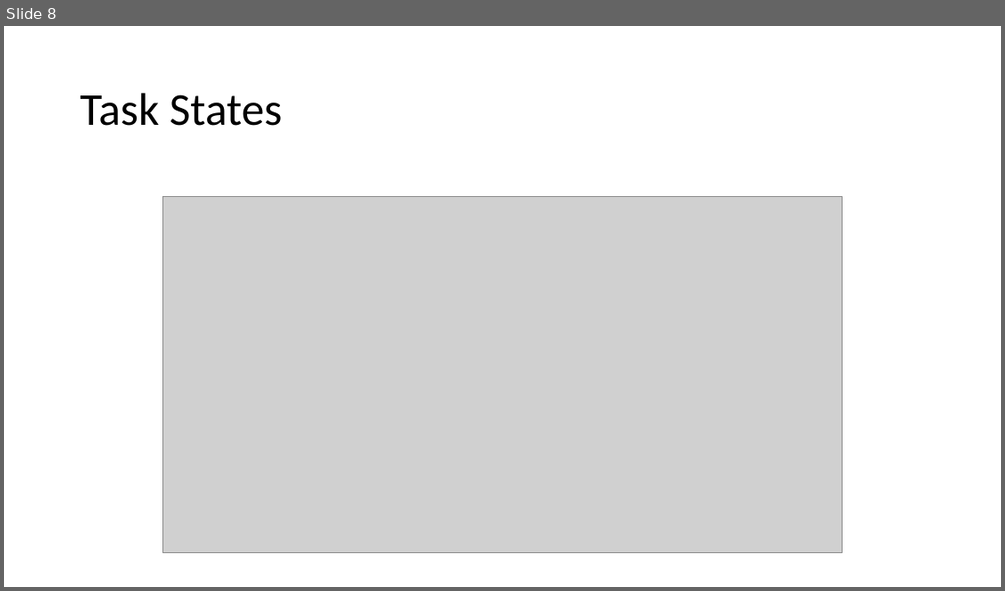
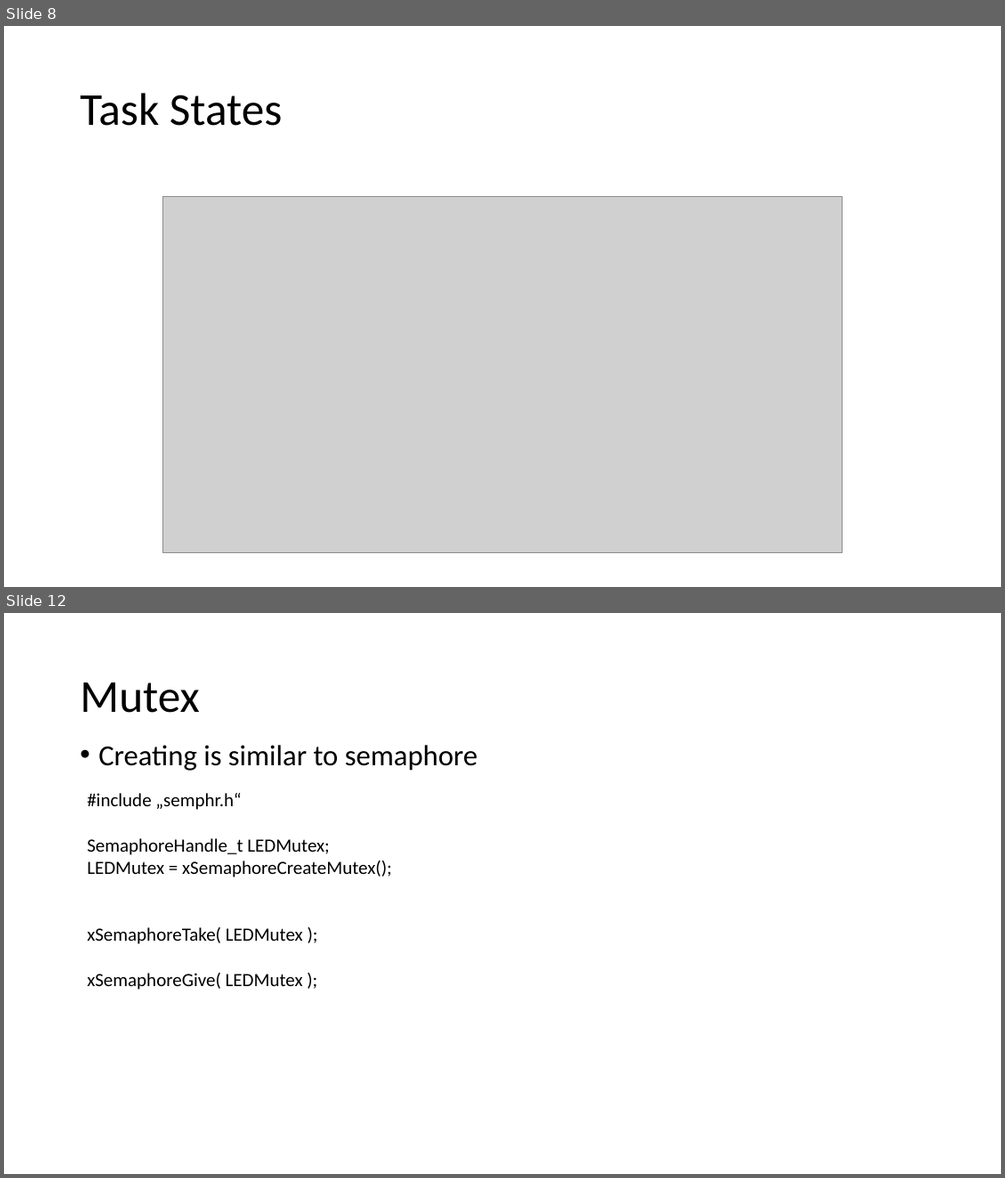
Before and after one commit to lschaer/INTRO_TEAM_BRUSCH, a slide deck: Recap/RecapPP.pptx. Shown one above the other, each under a label of ours: slide 8 before the commit, slides 8 and 12 after it; the slides between them are not shown. The pictures are 1005x591 and 1005x1178 pixels, drawn with LibreOffice and Linux fonts; fonts in the diff are those of the drawing; grey boxes stand for pictures. Boxes give left, top, right and bottom in pixels: in the first picture for what was removed or moved away, otherwise in the second. Text is boxed around its words. In the diff, an @@ line names an element or a change of style, - is before the commit and + after.

```diff
--- a/Recap/RecapPP.pptx
+++ b/Recap/RecapPP.pptx
@@ slide 12 added at (4,613,1001,1174), background #FFFFFF @@
@@ title added at (80,682,200,713), 44 pt, text #000000 @@
+Mutex
@@ text added at (98,745,477,771), 28 pt, text #000000 @@
+• Creating is similar to semaphore
@@ text added at (87,793,392,989), 18 pt, text #000000 @@
+#include „semphr.h“
+SemaphoreHandle_t LEDMutex;
+LEDMutex = xSemaphoreCreateMutex();
+xSemaphoreTake( LEDMutex );
+xSemaphoreGive( LEDMutex );
```
Also in this commit, not shown: 5 other slides added.
